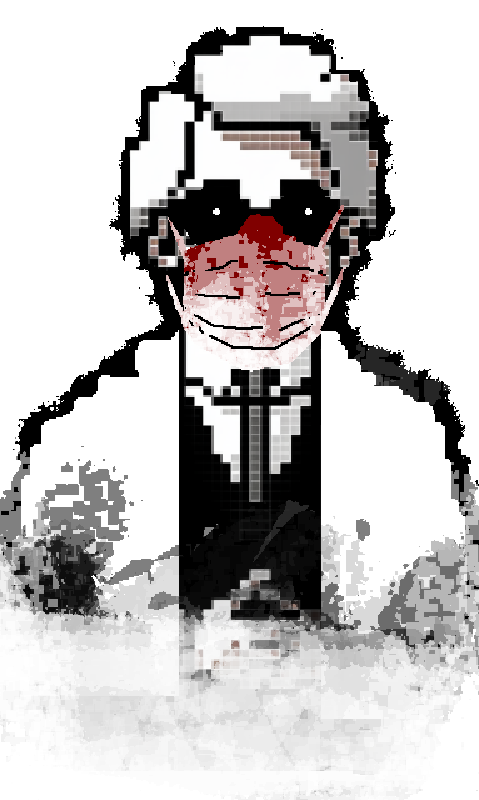
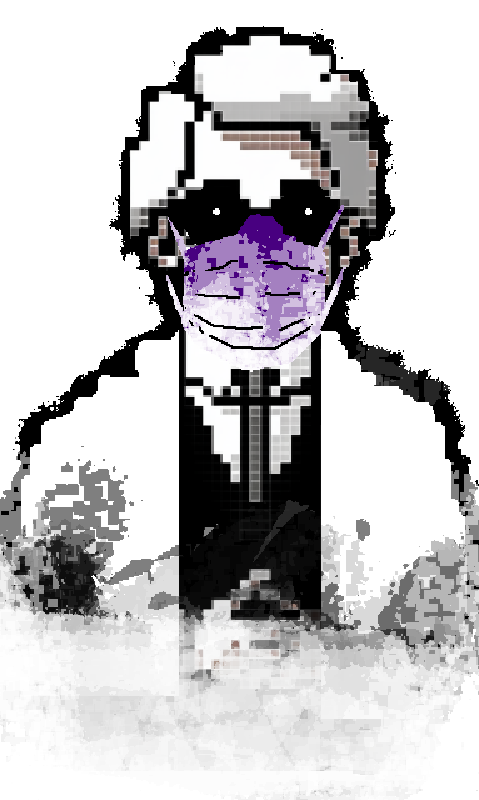
Layered file, before and after one edit (479 x 800). Changes by layer:
painted on "Layer 2 copy" over [166, 205, 346, 370]
